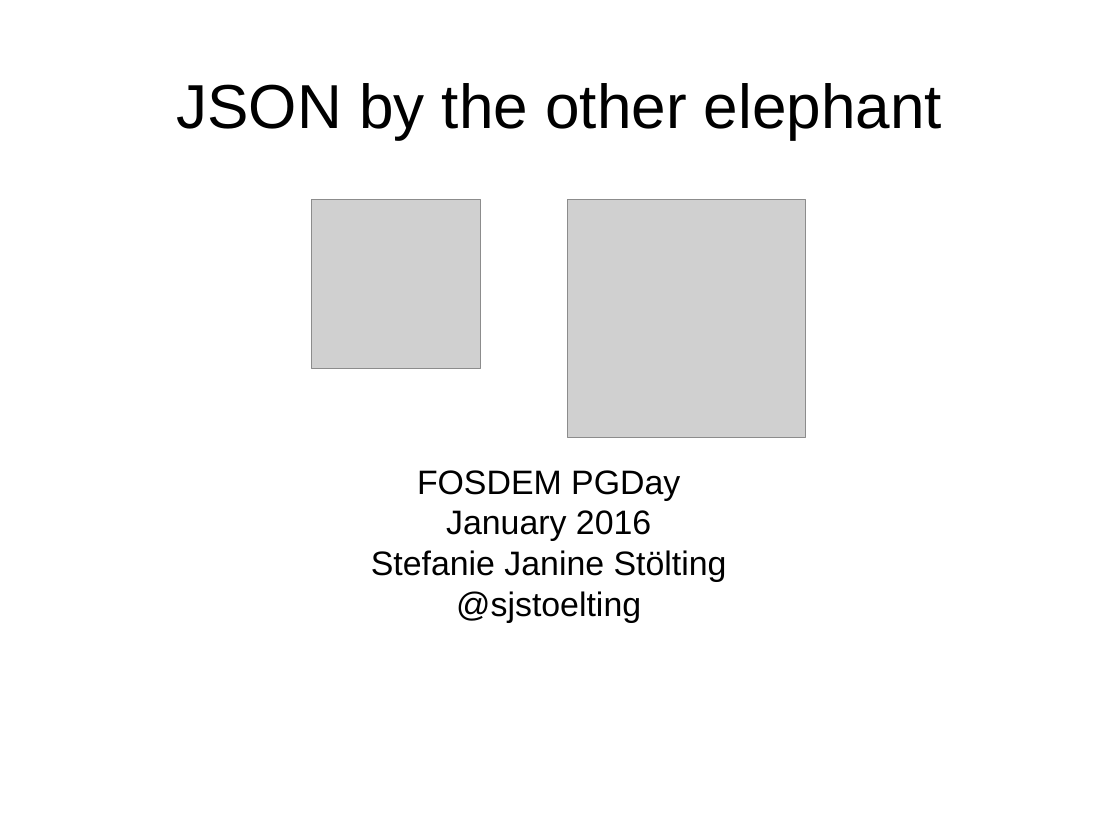
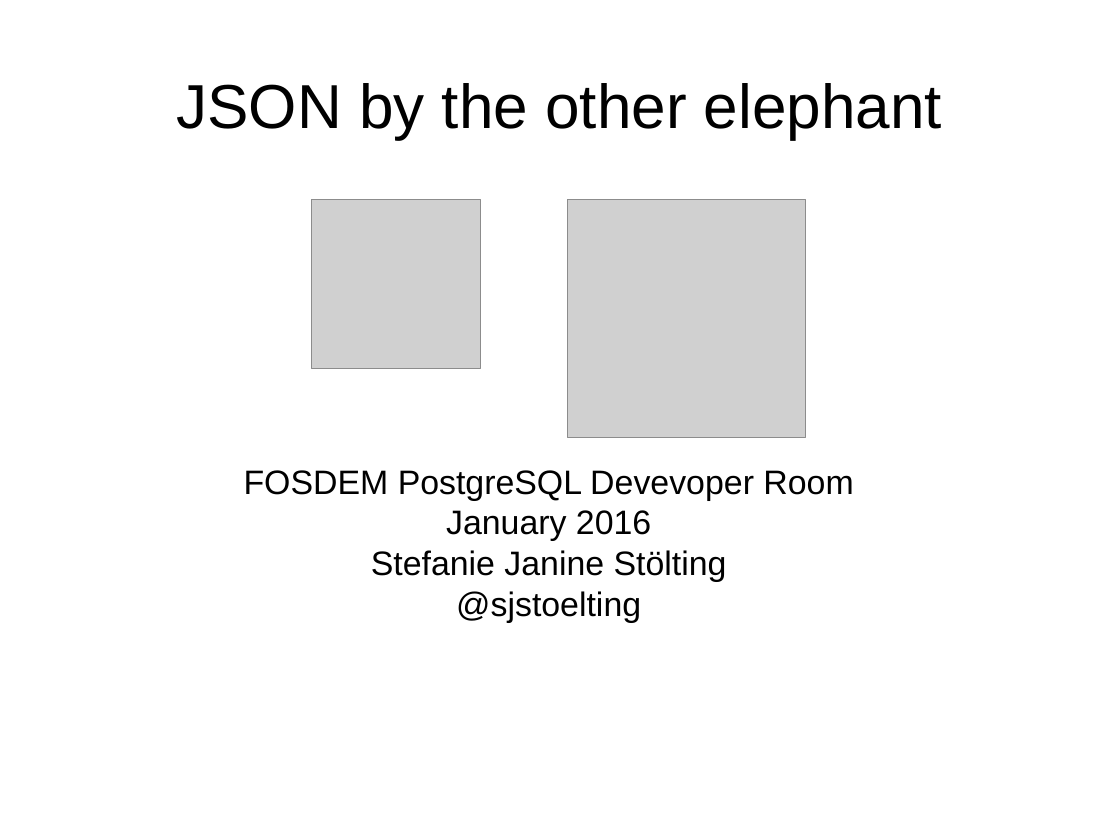
Before and after one commit to sjstoelting/talks, a slide deck: slide 1 of json-by-example/JSON-by-example.odp. Drawn at 1120x840 pixels with LibreOffice and Linux fonts; fonts in the diff are those of the drawing; grey boxes stand for pictures. Boxes give left, top, right and bottom in pixels: in the first picture for what was removed or moved away, otherwise in the second. Text is boxed around its words. In the diff, an @@ line names an element or a change of style, - is before the commit and + after.

```diff
--- a/json-by-example/JSON-by-example.odp
+++ b/json-by-example/JSON-by-example.odp
@@ subtitle at (x1=244, y1=470, x2=853, y2=501): text changed @@
-FOSDEM PGDay
+FOSDEM PostgreSQL Devevoper Room
```
Also in this commit, not shown: 1 other slide changed, 1 slide added, 4 other files.
